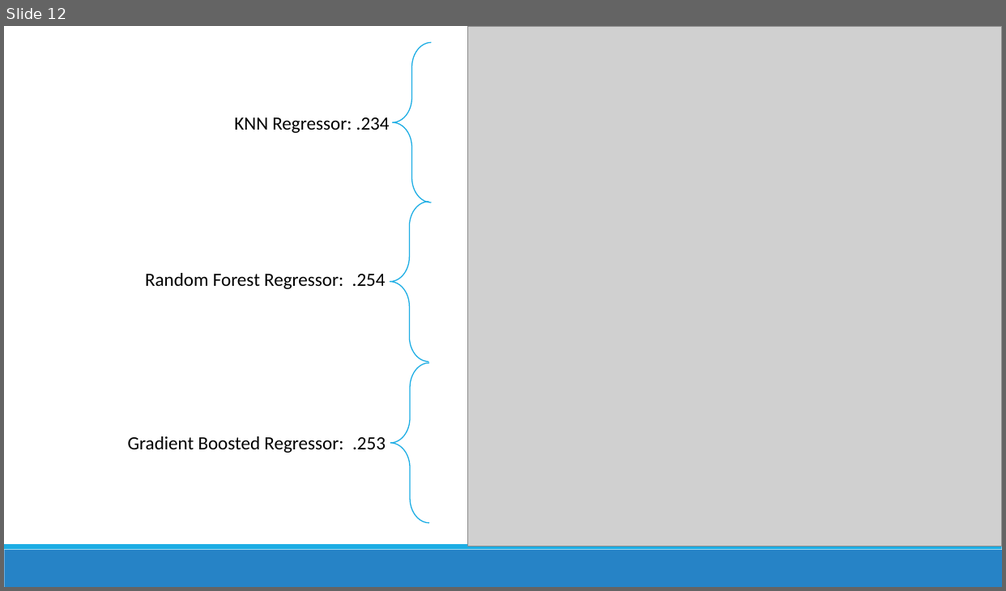
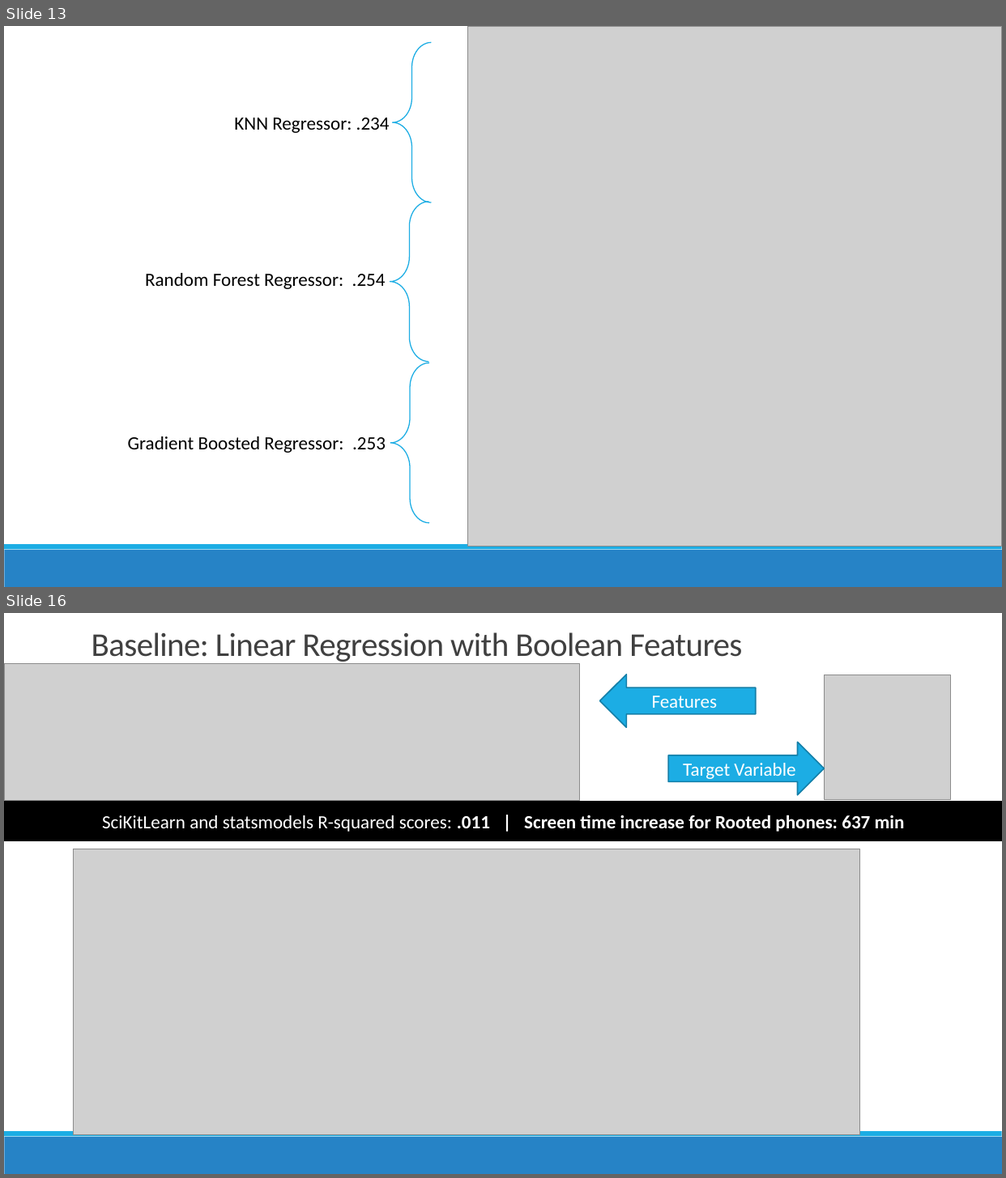
Before and after one commit to conditg/predicting-disruption, a slide deck: Capstone.pptx. Shown one above the other, each under a label of ours: slide 12 before the commit, slides 13 and 16 after it; the slides between them are not shown. The pictures are 1006x591 and 1006x1178 pixels, drawn with LibreOffice and Linux fonts; fonts in the diff are those of the drawing; grey boxes stand for pictures. Boxes give left, top, right and bottom in pixels: in the first picture for what was removed or moved away, otherwise in the second. Text is boxed around its words. In the diff, an @@ line names an element or a change of style, - is before the commit and + after.

```diff
--- a/Capstone.pptx
+++ b/Capstone.pptx
@@ slide 16 added at [4,613,1002,1174], background #FFFFFF; not listed: 2 template elements that a slide beside it also shows @@
@@ title added at [91,632,742,664], 32 pt, text #404040 @@
+Baseline: Linear Regression with Boolean Features
@@ picture added at [4,664,580,801] @@
@@ right arrow added at [600,675,756,727], fill #1CADE4, outline #1580A9 1.25 pt, 18 pt, text #FFFFFF @@
+Features
@@ picture added at [825,675,950,800] @@
@@ rectangle added at [74,749,937,761], fill #FFFFFF, outline #FFFFFF 1.25 pt @@
@@ right arrow added at [669,742,825,795], fill #1CADE4, outline #1580A9 1.25 pt, 18 pt, text #FFFFFF @@
+Target Variable
@@ rectangle added at [4,802,1002,841], fill #000000, outline #000000 1.25 pt, 18 pt, text #FFFFFF, bold @@
+SciKitLearn and statsmodels R-squared scores: .011 | Screen time increase for Rooted phones: 637 min
@@ picture added at [74,850,860,1135] @@
@@ what was slide 12 is now slide 13 @@
```
Also in this commit, not shown: 3 slides changed, 9 other slides added, 2 other files.
